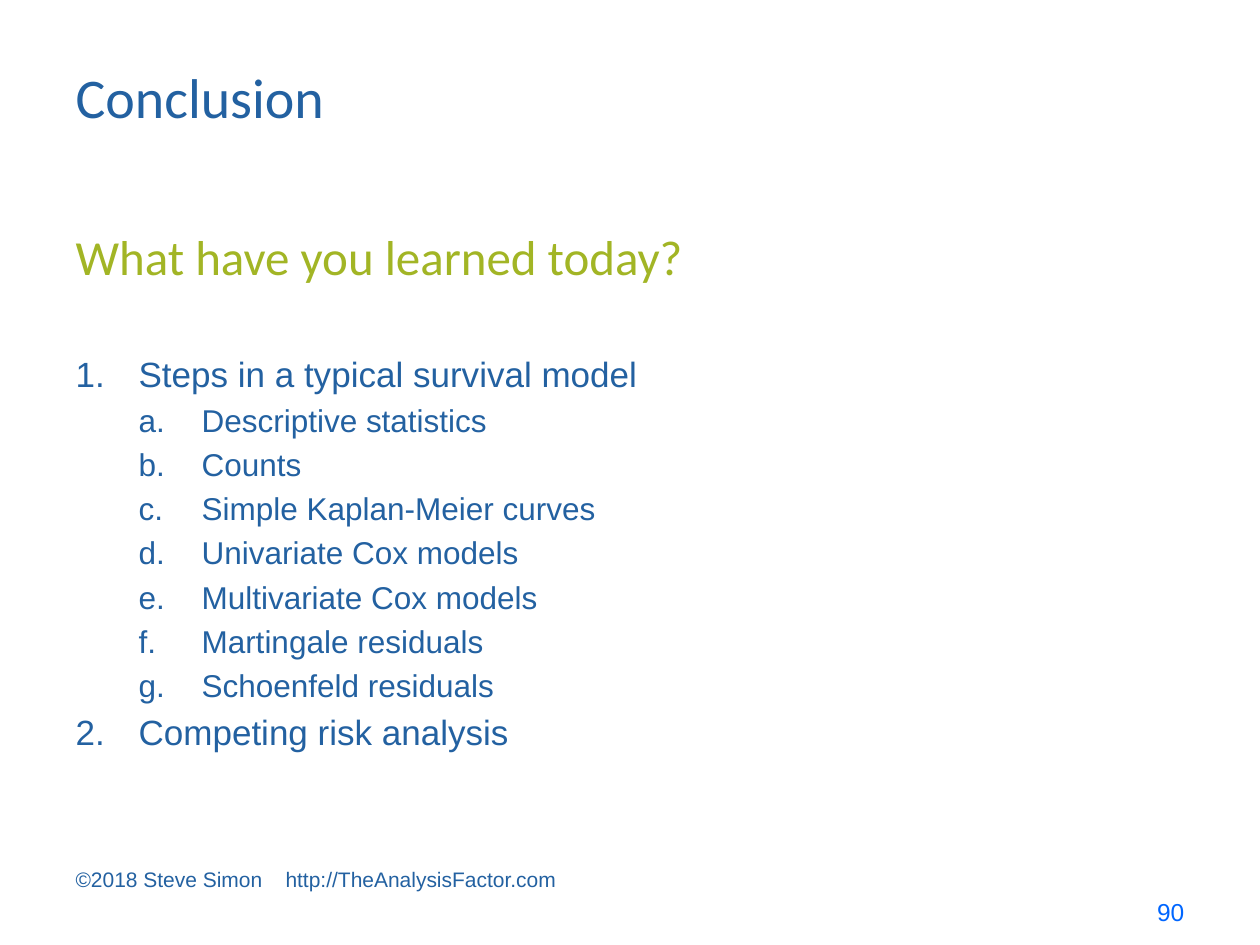
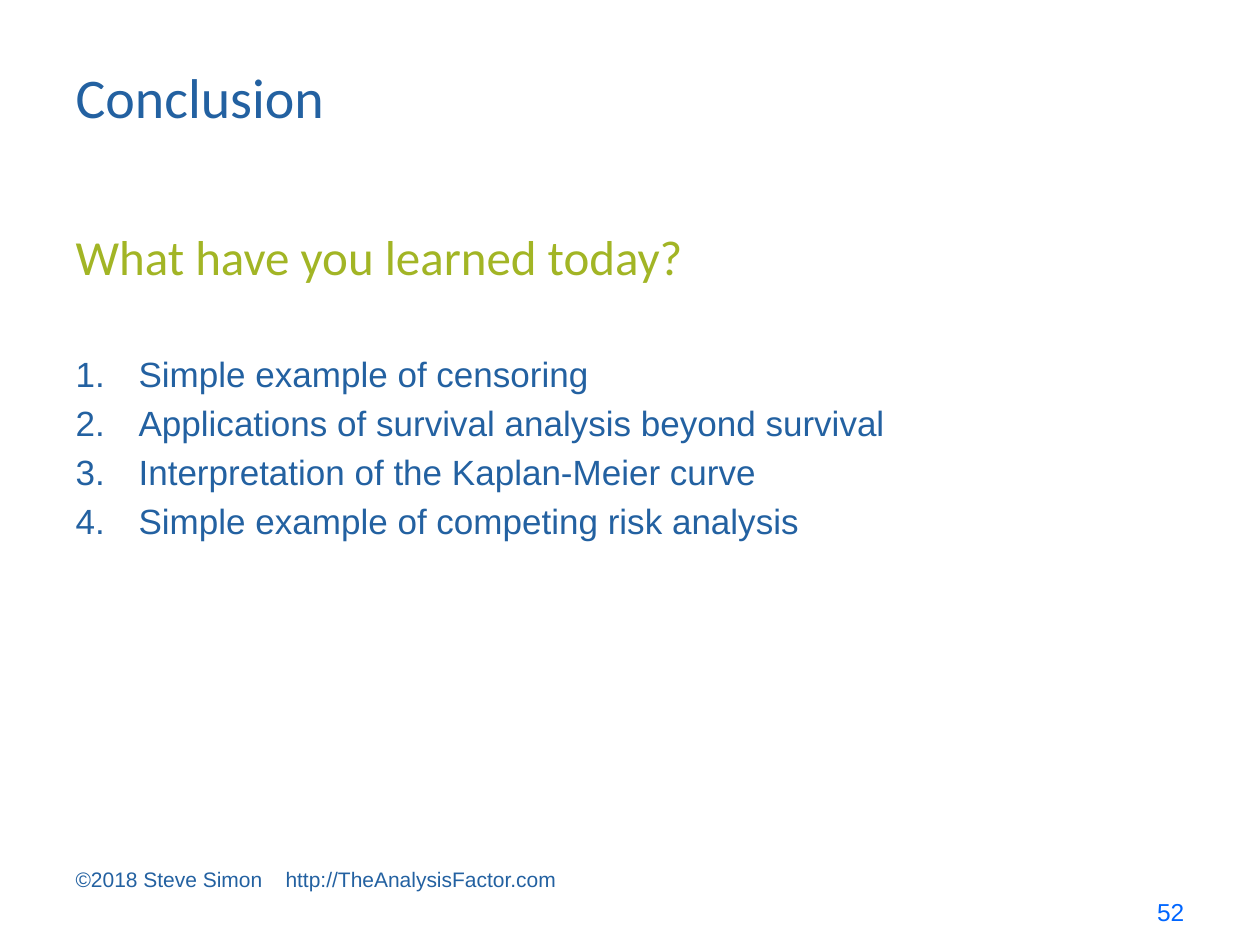
Before and after one commit to pmean/survival-models, a slide deck: slide 52 of bin/cosa lecture.pptx (slide 90 before the commit). Drawn at 1260x945 pixels with LibreOffice and Linux fonts; fonts in the diff are those of the drawing. Boxes give left, top, right and bottom in pixels: in the first picture for what was removed or moved away, otherwise in the second. Text is boxed around its words. In the diff, an @@ line names an element or a change of style, - is before the commit and + after.

```diff
--- a/bin/cosa lecture.pptx
+++ b/bin/cosa lecture.pptx
@@ text at box(139, 361, 885, 541): text changed; size 18 to 20 pt @@
-1. Steps in a typical survival model
-  a. Descriptive statistics
-  b. Counts
-  c. Simple Kaplan-Meier curves
-  d. Univariate Cox models
-  e. Multivariate Cox models
-  f. Martingale residuals
-  g. Schoenfeld residuals
-2. Competing risk analysis
+1. Simple example of censoring
+2. Applications of survival analysis beyond survival
+3. Interpretation of the Kaplan-Meier curve
+4. Simple example of competing risk analysis
@@ page number at box(1157, 904, 1184, 922): text changed @@
-90
+52
```
Also in this commit, not shown: 3 other slides changed, 38 slides removed, 5 other files.
